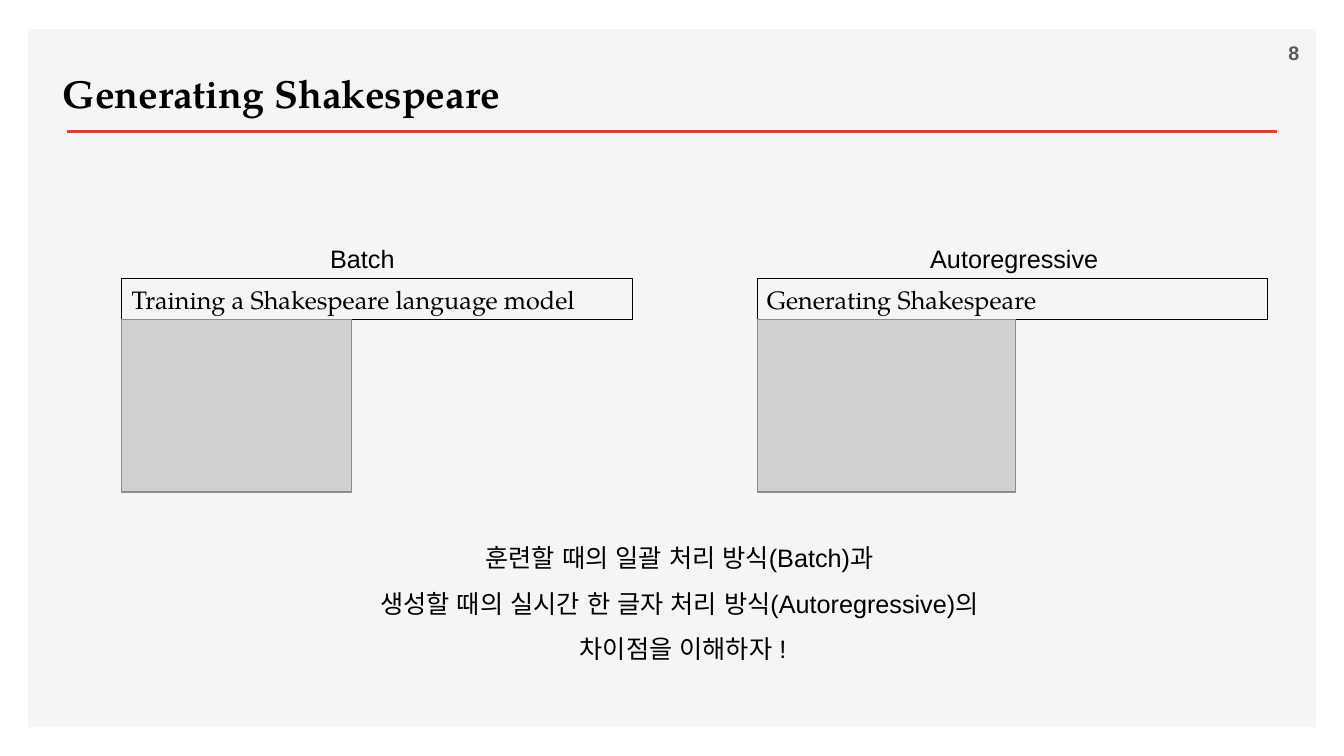
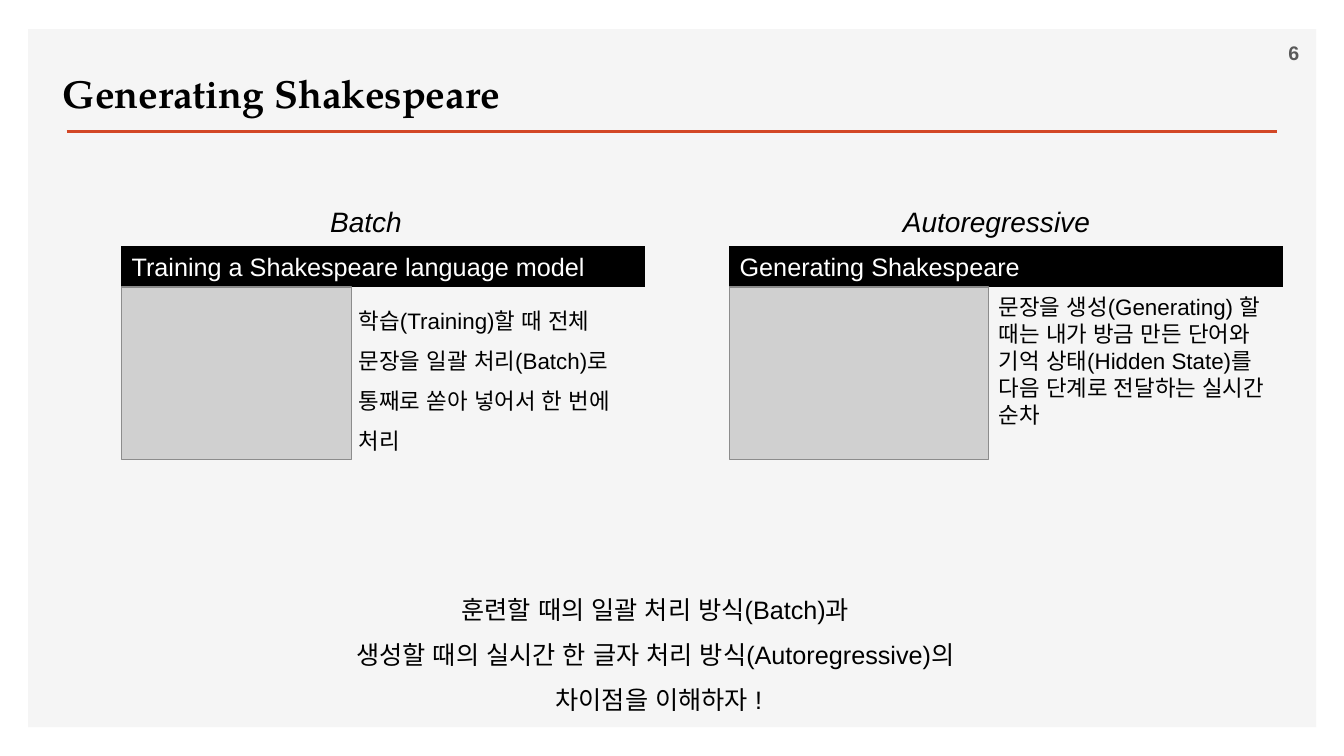
Before and after one commit to ancestor9/2026_Fall_Deep-Learning-with-Python, a slide deck: slide 6 of Chapter 15 Language models and the Transformer.pptx (slide 8 before the commit). Drawn at 1344x756 pixels with LibreOffice and Linux fonts; fonts in the diff are those of the drawing; grey boxes stand for pictures; background and template pictures are left out. Boxes give left, top, right and bottom in pixels: in the first picture for what was removed or moved away, otherwise in the second. Text is boxed around its words. In the diff, an @@ line names an element or a change of style, - is before the commit and + after.

```diff
--- a/Chapter 15 Language models and the Transformer.pptx
+++ b/Chapter 15 Language models and the Transformer.pptx
@@ page number at (1288,46,1299,60): text changed @@
-8
+6
@@ text "Batch" at (330,211,402,233): size 18 to 20 pt, italic on @@
@@ text "Batch": place and size @@
-text "Batch" at (330,249,394,269)
+text "Batch" at (330,211,402,233)
@@ text "Autoregressive": place and size @@
-text "Autoregressive" at (930,249,1098,274)
+text "Autoregressive" at (903,211,1090,237)
@@ text "Autoregressive" at (903,211,1090,237): size 18 to 20 pt, italic on @@
@@ rectangle "Training a Shakespeare language model": place and size @@
-rectangle "Training a Shakespeare language model" at (122,279,632,320)
+rectangle "Training a Shakespeare language model" at (122,246,645,286)
@@ rectangle "Training a Shakespeare language model" at (122,246,645,286): font TeX Gyre Pagella to Arial, text colour #000000 to #FFFFFF; fill none to #000000 @@
@@ rectangle "Generating Shakespeare" at (730,246,1282,286): font TeX Gyre Pagella to Arial, text colour #000000 to #FFFFFF; fill none to #000000 @@
@@ rectangle "Generating Shakespeare": place and size @@
-rectangle "Generating Shakespeare" at (757,279,1267,320)
+rectangle "Generating Shakespeare" at (730,246,1282,286)
@@ picture: place and size @@
-picture at (122,320,352,492)
+picture at (122,287,352,460)
@@ picture: place and size @@
-picture at (757,320,1016,492)
+picture at (730,287,989,460)
@@ text added at (999,296,1264,425), 16 pt, text #000000 @@
+문장을 생성(Generating) 할 때는 내가 방금 만든 단어와 기억 상태(Hidden State)를 다음 단계로 전달하는 실시간 순차
@@ text added at (359,310,610,451), 16 pt, text #000000 @@
+학습(Training)할 때 전체 문장을 일괄 처리(Batch)로 통째로 쏟아 넣어서 한 번에 처리
@@ text "훈련할 때의 일괄 처리 방식(Batch)과": place and size @@
-text "훈련할 때의 일괄 처리 방식(Batch)과" at (380,546,978,660)
+text "훈련할 때의 일괄 처리 방식(Batch)과" at (356,598,954,711)
```
Also in this commit, not shown: 14 other slides changed, 2 slides added, 2 slides removed.
